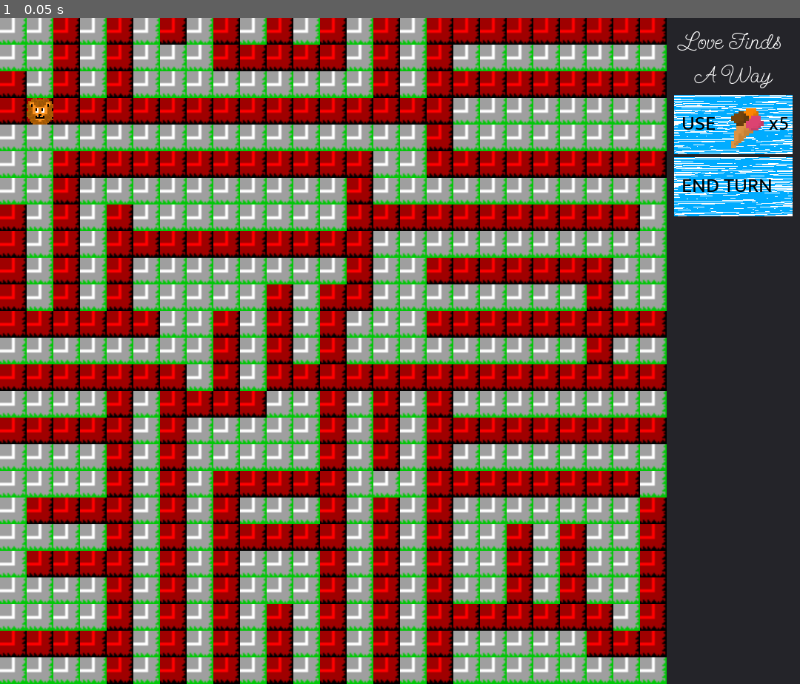
Above: before the commit, frame 1.
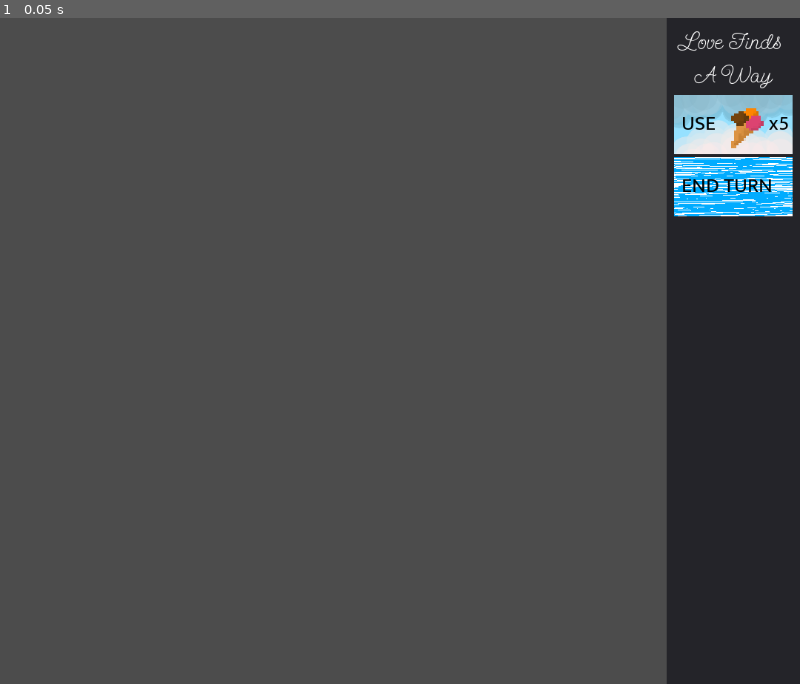
Above: after the commit, the same moment.

Repository: jcnauta/LD50
Game: Godot game, scene res://src/Game.tscn
Two runs of this game, one before a commit and one after it. Both use one fixed random seed, a clock stepped at 60 frames per second and the inputs below.
Inputs:
- Up to frame 1 (0.05 s): no input

The runs differ from the first frame. In frame 1, 84% of the frame differs, in the area x 0-100%, y 0-100%.
Error after the commit: Parse Error: The identifier "HeartScene" isn't declared in the current scope. (res://src/City.gd:162)

Commit message:
Towards hearts

Diff:
--- a/src/BtnIcecream.tscn
+++ b/src/BtnIcecream.tscn
@@ -1,7 +1,7 @@
 [gd_scene load_steps=6 format=2]
 
 [ext_resource path="res://fonts/Mukta/Mukta-Regular.ttf" type="DynamicFontData" id=1]
-[ext_resource path="res://img/button_bg.png" type="Texture" id=2]
+[ext_resource path="res://img/Background_ice_cream.png" type="Texture" id=2]
 [ext_resource path="res://img/icecream.png" type="Texture" id=3]
 [ext_resource path="res://src/BtnIcecream.gd" type="Script" id=4]
 
--- a/src/City.gd
+++ b/src/City.gd
@@ -158,6 +158,9 @@
 
 func add_guys(n_guys):
     for guy_idx in n_guys:
+        var date_pos = passable_coords[randi() % len(passable_coords)]
+        var heart = HeartScene.instance().init(date_pos)
+        $Stuff.add_child(heart)
         var spawn_pos = passable_coords[randi() % len(passable_coords)]
         var guy = GuyScene.instance().init(spawn_pos, self)
         $Guys.add_child(guy)
@@ -173,16 +176,9 @@
     for row in tiles:
         for tile in row:
             $Tiles.add_child(tile)
+            tile.update_sprite()
 
     connect("city_turn_processed", get_node("/root/Game"), "city_turn_processed")
-#    seed(0)
-#    var color_array = [Color.blue, Color.blueviolet, Color.chocolate, Color.darkgreen]
-#    for ttt in range(4):
-#        var test0 = passable_coords[randi() % len(passable_coords)]
-#        var test1 = passable_coords[randi() % len(passable_coords)]
-#        var path = shortest_path(tile_at_coord(test0), tile_at_coord(test1))
-#        for p in path:
-#            p.modulate = color_array[ttt]
     add_guys(1)
 
 func _process(delta):
--- a/src/City.tscn
+++ b/src/City.tscn
@@ -8,3 +8,5 @@
 [node name="Tiles" type="Node2D" parent="."]
 
 [node name="Guys" type="Node2D" parent="."]
+
+[node name="Stuff" type="Node2D" parent="."]
--- a/src/Game.tscn
+++ b/src/Game.tscn
@@ -1,10 +1,9 @@
-[gd_scene load_steps=8 format=2]
+[gd_scene load_steps=7 format=2]
 
 [ext_resource path="res://src/City.tscn" type="PackedScene" id=1]
 [ext_resource path="res://fonts/SendFlowers-Regular.ttf" type="DynamicFontData" id=2]
 [ext_resource path="res://src/BtnIcecream.tscn" type="PackedScene" id=3]
 [ext_resource path="res://src/BtnEndTurn.tscn" type="PackedScene" id=4]
-[ext_resource path="res://src/BtnEndTurn.gd" type="Script" id=5]
 [ext_resource path="res://src/Game.gd" type="Script" id=6]
 
 [sub_resource type="DynamicFont" id=1]
@@ -48,4 +47,3 @@
 [node name="EndTurnBtn" parent="UI/VBoxContainer" instance=ExtResource( 4 )]
 margin_top = 178.0
 margin_bottom = 258.0
-script = ExtResource( 5 )
--- a/src/Guy.gd
+++ b/src/Guy.gd
@@ -62,14 +62,14 @@
 
 func do_turn():
     turn_processed = false
+    if dest_coord == null:
+        set_destination(city.random_passable_coord())
     update_path()
     animate_to_move_coord = true
     tile_speed += 1
     animate_speed += 1.5
 
 func _process(delta):
-    if Input.is_physical_key_pressed(KEY_SPACE) and dest_coord == null:
-        set_destination(city.random_passable_coord())
     if animate_to_move_coord:
         if (move_path != null) and (walk_next_idx != null) and (walk_prev_idx != null):
             var walk_pixels = pixel_speed * delta
--- /dev/null
+++ b/src/Heart.gd
@@ -0,0 +1,11 @@
+extends Node2D
+
+
+func _ready():
+    pass
+
+func destroy():
+    $Tween.interpolate_property($SpriteAnimation, "modulate",
+        Color(1, 1, 1, 1), Color(1, 1, 1, 0), 2.0,
+        Tween.TRANS_LINEAR, Tween.EASE_IN)
+    $Tween.connect("tween_completed", self, "queue_free")
--- /dev/null
+++ b/src/Heart.tscn
@@ -0,0 +1,21 @@
+[gd_scene load_steps=3 format=2]
+
+[ext_resource path="res://src/Heart.gd" type="Script" id=1]
+
+[sub_resource type="SpriteFrames" id=1]
+animations = [ {
+"frames": [  ],
+"loop": true,
+"name": "default",
+"speed": 5.0
+} ]
+
+[node name="Heart" type="Node2D"]
+script = ExtResource( 1 )
+
+[node name="SpriteAnimation" type="AnimatedSprite" parent="."]
+scale = Vector2( 2, 2 )
+frames = SubResource( 1 )
+centered = false
+
+[node name="Tween" type="Tween" parent="."]
--- a/src/Tile.gd
+++ b/src/Tile.gd
@@ -3,14 +3,59 @@
 var passable = false
 var coord
 var visited_from = null  # For depth-first search
-
-
+var city
 
 func init(init_coord):
     self.coord = init_coord
     self.position = init_coord * G.tile_dim
+    $Sprite.modulate = Color.red
     return self
+
+func _ready():
+    city = get_node("/root/Game/City")
 
 func set_passable(may_pass):
     passable = may_pass
-    $Sprite.modulate = Color.red
+
+func update_sprite():
+    if passable:
+        $Sprite.modulate = Color.white
+        var neighs = {}
+        for dir in G.dirs4:
+            neighs[dir] = city.tile_at_coord(city.add_coords(coord, dir))
+        var l = Vector2(-1, 0)
+        var u = Vector2(0, -1)
+        var r = Vector2(1, 0)
+        var d = Vector2(0, 1)
+        if neighs[l].passable and neighs[u].passable and neighs[r].passable and neighs[d].passable:
+            $Sprite.frame = 11
+        elif neighs[l].passable and neighs[u].passable and neighs[r].passable:
+            $Sprite.frame = 13
+        elif neighs[l].passable and neighs[d].passable and neighs[r].passable:
+            $Sprite.frame = 12
+        elif neighs[l].passable and neighs[u].passable and neighs[d].passable:
+            $Sprite.frame = 15
+        elif neighs[d].passable and neighs[u].passable and neighs[r].passable:
+            $Sprite.frame = 14
+        elif neighs[l].passable and neighs[u].passable:
+            $Sprite.frame = 0
+        elif neighs[r].passable and neighs[u].passable:
+            $Sprite.frame = 1
+        elif neighs[l].passable and neighs[d].passable:
+            $Sprite.frame = 2
+        elif neighs[r].passable and neighs[d].passable:
+            $Sprite.frame = 3
+        elif neighs[u].passable and neighs[d].passable:
+            $Sprite.frame = 5
+        elif neighs[l].passable and neighs[r].passable:
+            $Sprite.frame = 4
+        elif neighs[l].passable:
+            $Sprite.frame = 9
+        elif neighs[u].passable:
+            $Sprite.frame = 6
+        elif neighs[r].passable:
+            $Sprite.frame = 7
+        elif neighs[d].passable:
+            $Sprite.frame = 8
+        else:
+            $Sprite.frame = 10
--- a/src/Tile.tscn
+++ b/src/Tile.tscn
@@ -1,6 +1,6 @@
 [gd_scene load_steps=3 format=2]
 
-[ext_resource path="res://img/Street_really_all.png" type="Texture" id=1]
+[ext_resource path="res://img/Street_really_all_for_now.png" type="Texture" id=1]
 [ext_resource path="res://src/Tile.gd" type="Script" id=2]
 
 [node name="Tile" type="Node2D"]
@@ -10,5 +10,6 @@
 scale = Vector2( 2, 2 )
 texture = ExtResource( 1 )
 centered = false
-region_enabled = true
+hframes = 16
+frame = 11
 region_rect = Rect2( 0, 0, 18, 18 )
Not shown, added: img/Background_ice_cream.png.import
Not shown, added: img/Haus 2.png.import
Not shown, added: img/Haus 2_vers_3.png.import
Not shown, added: img/Haus_vers_2.png.import
Not shown, added: img/Street_really_all_for_now.png.import
